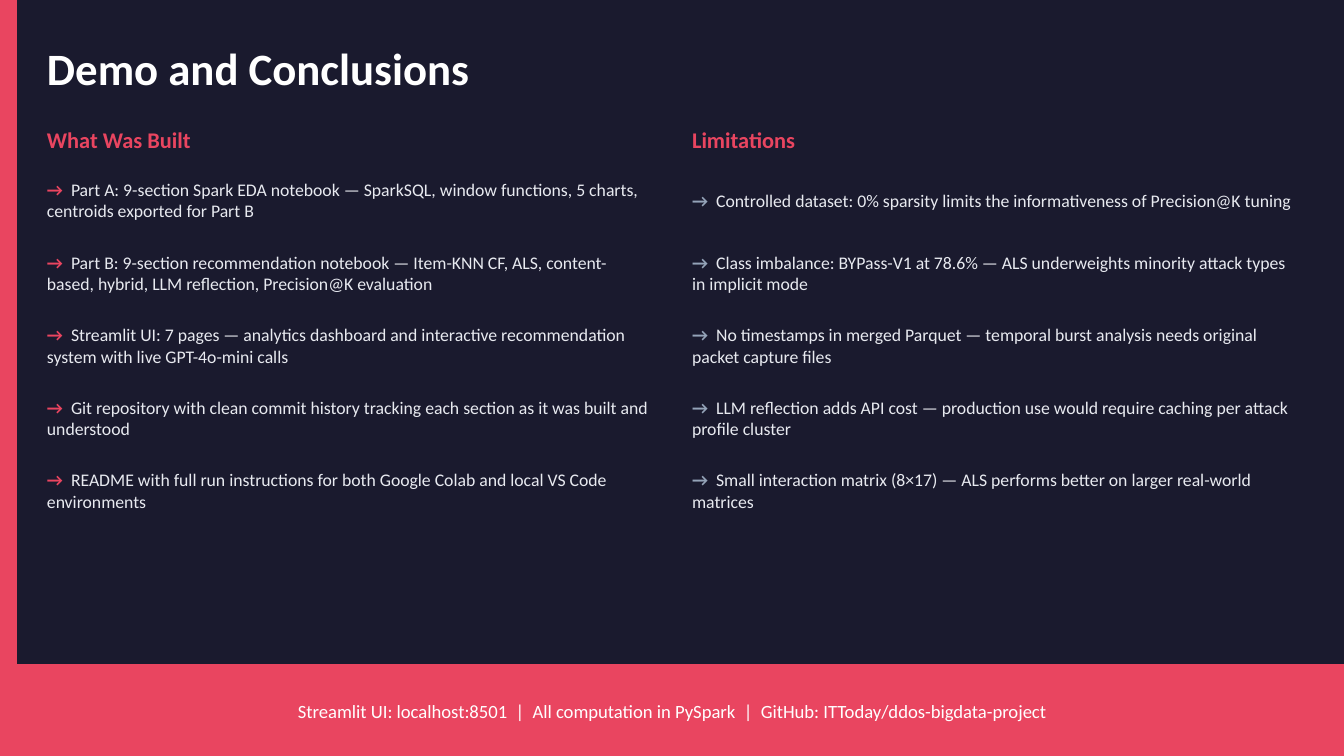
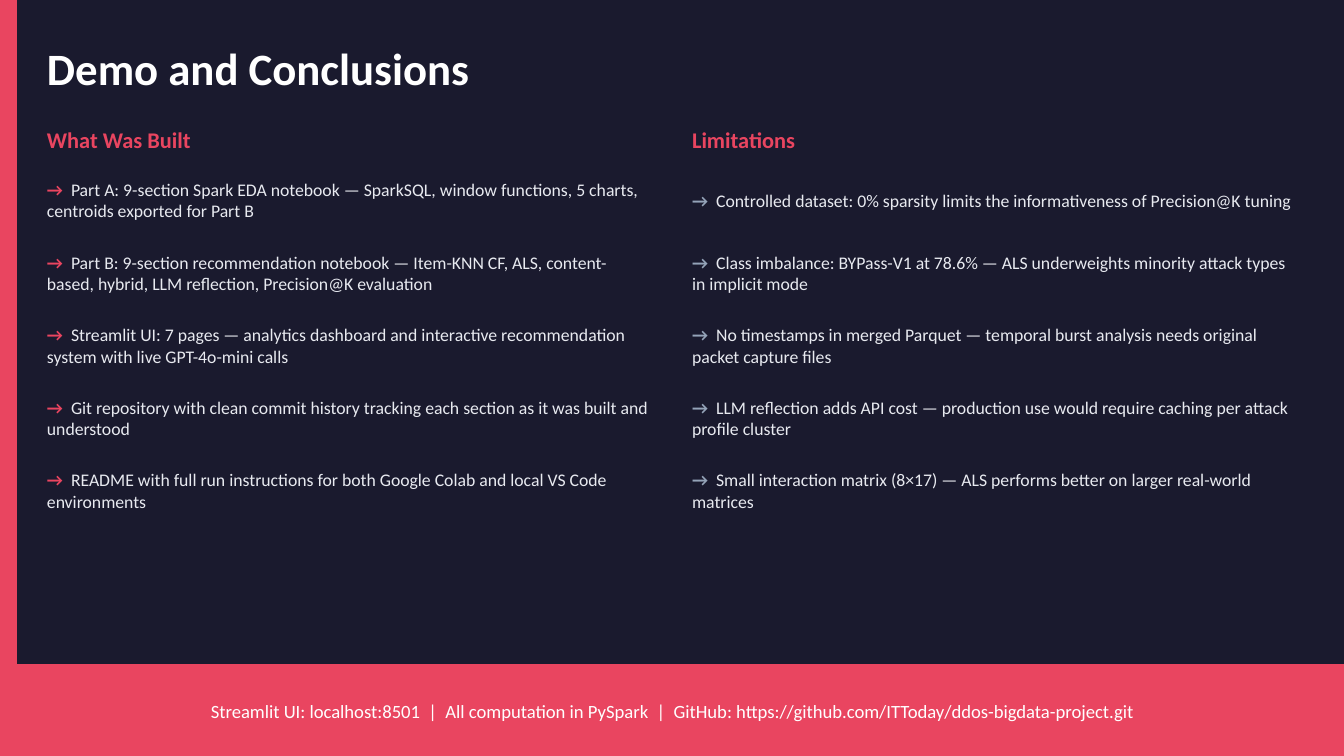
Before and after one commit to ITToday/ddos-bigdata-project, a slide deck: slide 10 of DDoS_Analytics_Presentation.pptx. Drawn at 1344x756 pixels with LibreOffice and Linux fonts; fonts in the diff are those of the drawing. Boxes give left, top, right and bottom in pixels: in the first picture for what was removed or moved away, otherwise in the second. Text is boxed around its words. In the diff, an @@ line names an element or a change of style, - is before the commit and + after.

Commit message:
Add presentation slides — 10 slides covering Part A and Part B

```diff
--- a/DDoS_Analytics_Presentation.pptx
+++ b/DDoS_Analytics_Presentation.pptx
@@ text at <box>211,705,1133,721</box>: text changed @@
-Streamlit UI: localhost:8501 | All computation in PySpark | GitHub: ITToday/ddos-bigdata-project
+Streamlit UI: localhost:8501 | All computation in PySpark | GitHub: https://github.com/ITToday/ddos-bigdata-project.git
```
